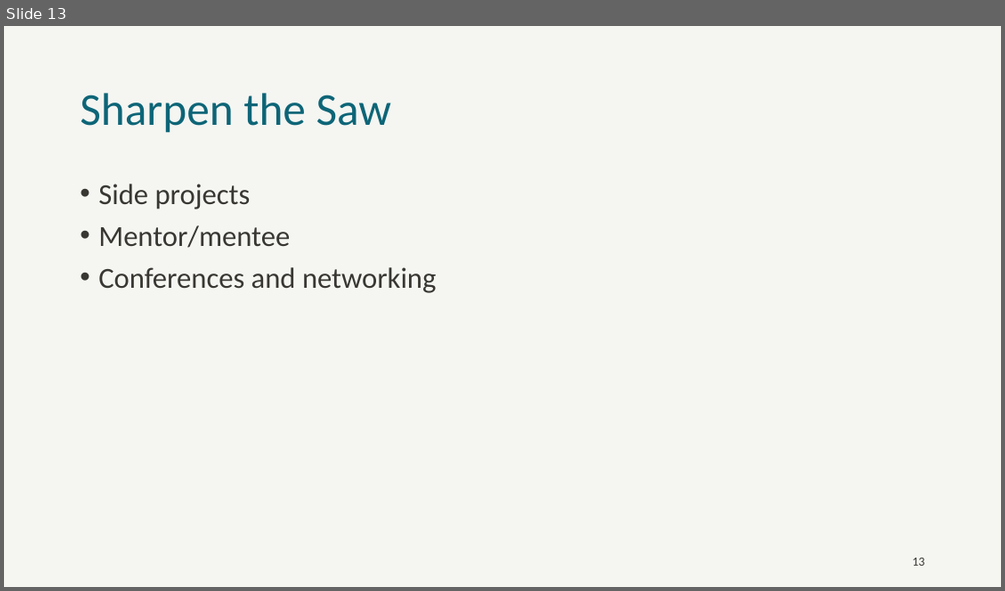
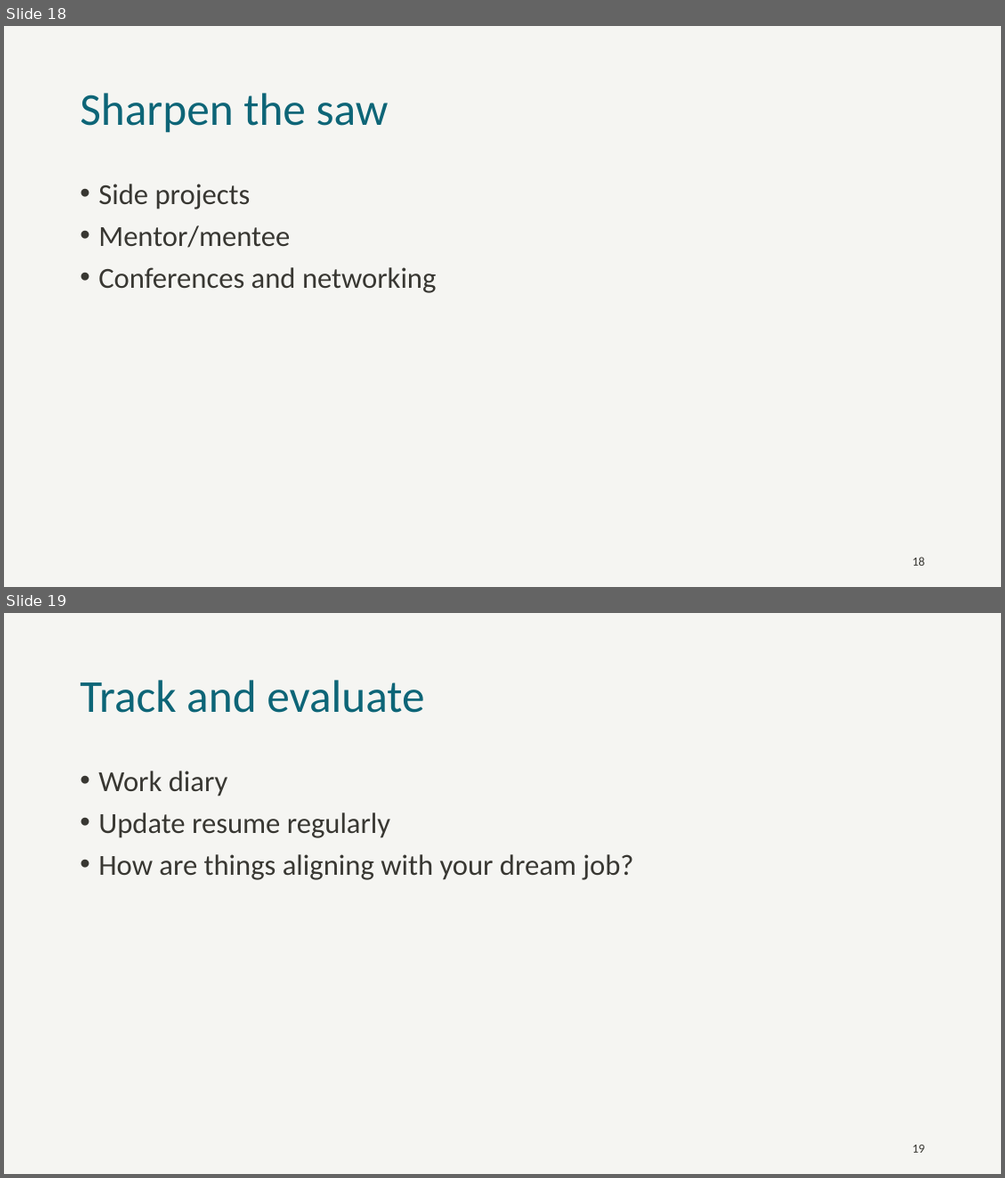
Before and after one commit to jkwuc89/Presentations, a slide deck: Senior Engineer Technical Track.pptx. Shown one above the other, each under a label of ours: slide 13 before the commit, slides 18 and 19 after it. The pictures are 1005x591 and 1005x1178 pixels, drawn with LibreOffice and Linux fonts; fonts in the diff are those of the drawing; background and template pictures are left out. Boxes give left, top, right and bottom in pixels: in the first picture for what was removed or moved away, otherwise in the second. Text is boxed around its words. In the diff, an @@ line names an element or a change of style, - is before the commit and + after.

Commit message:
Add Hotwire lightning talk, add/update Senior Engineering Technical Track

```diff
--- a/Senior Engineer Technical Track.pptx
+++ b/Senior Engineer Technical Track.pptx
@@ slide 19 added at box(4, 613, 1001, 1174), background #F5F5F2 @@
@@ title added at box(80, 680, 424, 713), 44 pt, text #0D6577 @@
+Track and evaluate
@@ text added at box(98, 771, 633, 880), 28 pt, text #383732 @@
+• Work diary
+• Update resume regularly
+• How are things aligning with your dream job?
@@ page number added at box(912, 1144, 924, 1152), 12 pt, text #383732 @@
+19
@@ what was slide 13 is now slide 18 @@
@@ slide 18 changed as well @@
@@ title at box(80, 93, 388, 133): text changed @@
-Sharpen the Saw
+Sharpen the saw
@@ page number at box(912, 556, 924, 565): text changed @@
-13
+18
```
Also in this commit, not shown: 9 other slides changed, 6 other slides added, 2 other files.
